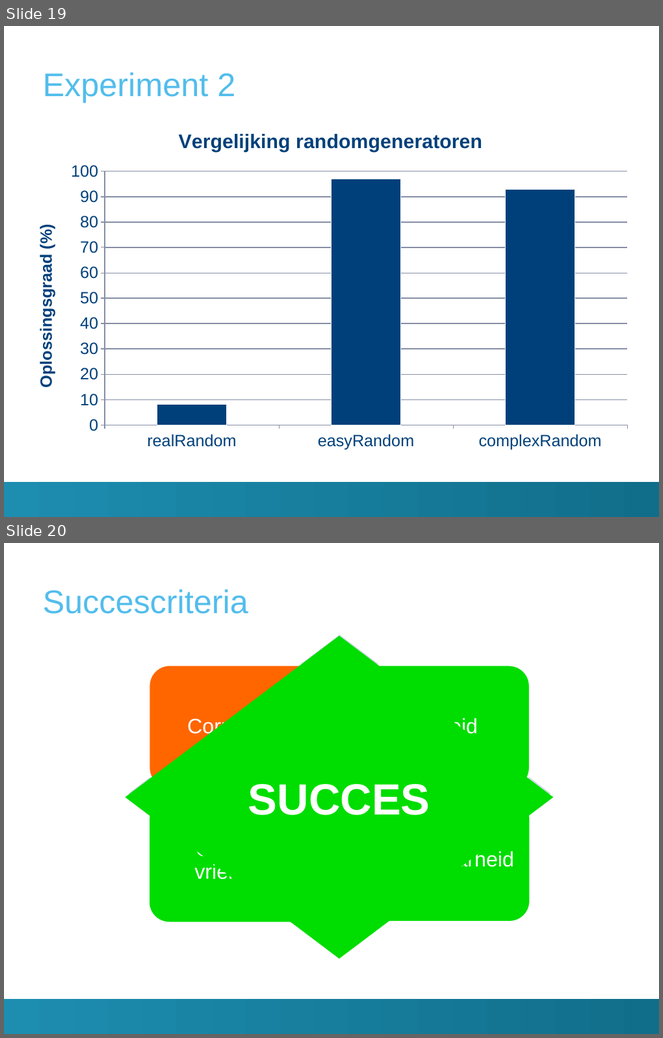
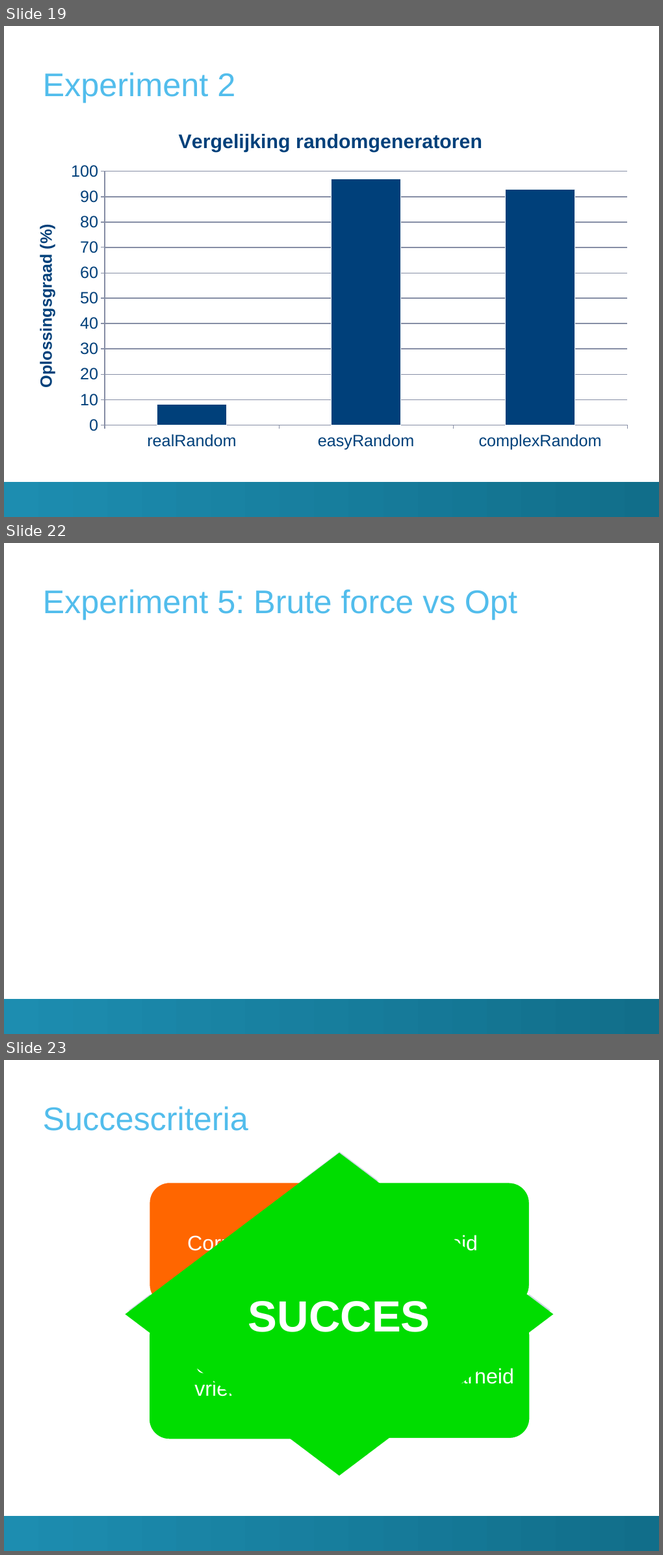
Before and after one commit to TomDeGroote/Bachelorproef, a slide deck: Paper/Finale Presentatie/presentatie.pptx. Shown one above the other, each under a label of ours: slides 19 and 20 before the commit, slides 19, 22 and 23 after it; the slides between them are not shown. The pictures are 663x1038 and 663x1555 pixels, drawn with LibreOffice and Linux fonts; fonts in the diff are those of the drawing; background and template pictures are left out. Boxes give left, top, right and bottom in pixels: in the first picture for what was removed or moved away, otherwise in the second. Text is boxed around its words. In the diff, an @@ line names an element or a change of style, - is before the commit and + after.

```diff
--- a/Paper/Finale Presentatie/presentatie.pptx
+++ b/Paper/Finale Presentatie/presentatie.pptx
@@ slide 22 added at [4,543,659,1034], background #FFFFFF; not listed: 1 template element that a slide beside it also shows @@
@@ title added at [43,589,518,620], 36 pt, text #52BDEC @@
+Experiment 5: Brute force vs Opt
@@ what was slide 20 is now slide 23 @@
```
Also in this commit, not shown: 2 slides changed, 3 other slides added, 7 other files.
